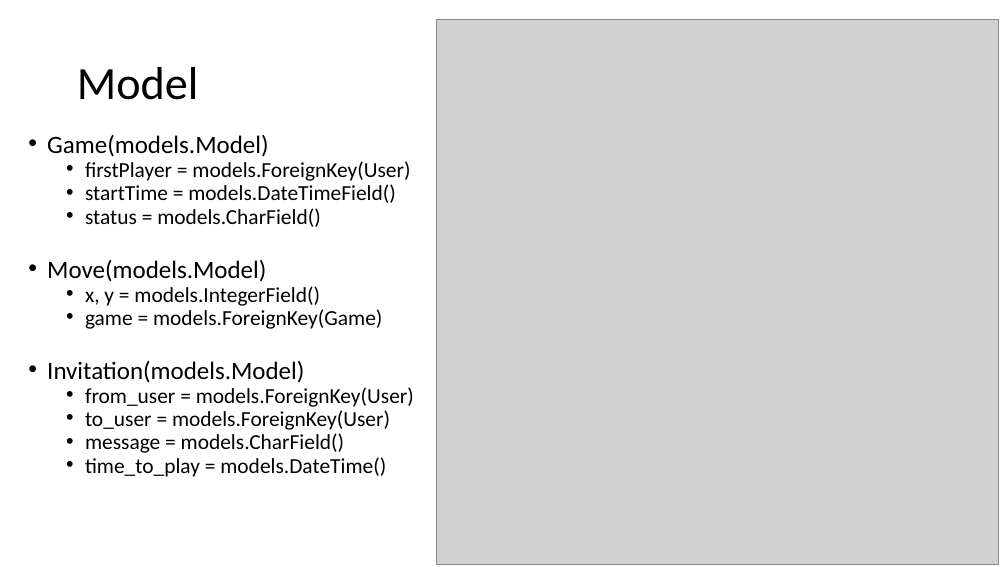
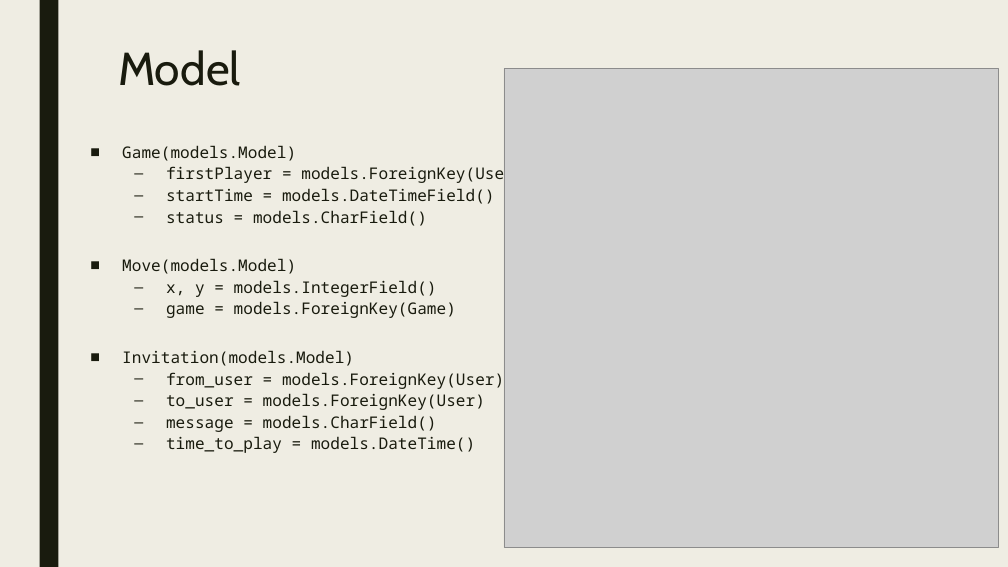
Before and after one commit to cwinsor/django_102_pluralsight, a slide deck: slide 11 of presentation.pptx. Drawn at 1008x567 pixels with LibreOffice and Linux fonts; fonts in the diff are those of the drawing; grey boxes stand for pictures. Boxes give left, top, right and bottom in pixels: in the first picture for what was removed or moved away, otherwise in the second. Text is boxed around its words. In the diff, an @@ line names an element or a change of style, - is before the commit and + after.

```diff
--- a/presentation.pptx
+++ b/presentation.pptx
@@ background #FFFFFF to #EFEDE3 @@
@@ rectangle added at <box>39,0,58,567</box>, fill #191B0E @@
@@ title "Model": place and size @@
-title "Model" at <box>77,67,199,100</box>
+title "Model" at <box>118,50,241,86</box>
@@ title "Model" at <box>118,50,241,86</box>: font Calibri to Cabin, text colour #000000 to #191B0E; line spacing 0.9 to 0.89; vertical alignment middle to top @@
@@ picture: place and size @@
-picture at <box>437,20,1000,564</box>
+picture at <box>504,69,999,548</box>
@@ text "Game(models.Model)": place and size @@
-text "Game(models.Model)" at <box>47,135,414,477</box>
+text "Game(models.Model)" at <box>122,145,523,453</box>
@@ text "Game(models.Model)" at <box>122,145,523,453</box>: size 23.8 to 15.3 pt in "Game(models.Model)", "Move(models.Model)", "Invitation(models.Model)"; font Calibri to Noto Sans Mono, text colour #000000 to #191B0E; size 20.4 to 15.3 pt in "firstPlayer = models.ForeignKey(User)", "startTime = models.DateTimeField()", "status = models.CharField()", "x, y = models.IntegerField()" and 5 more places; bullet • to ■; line spacing 0.7 to 0.74; more space between paragraphs; bullet • to – @@
```
Also in this commit, not shown: 16 other slides changed, 3 slides removed.
